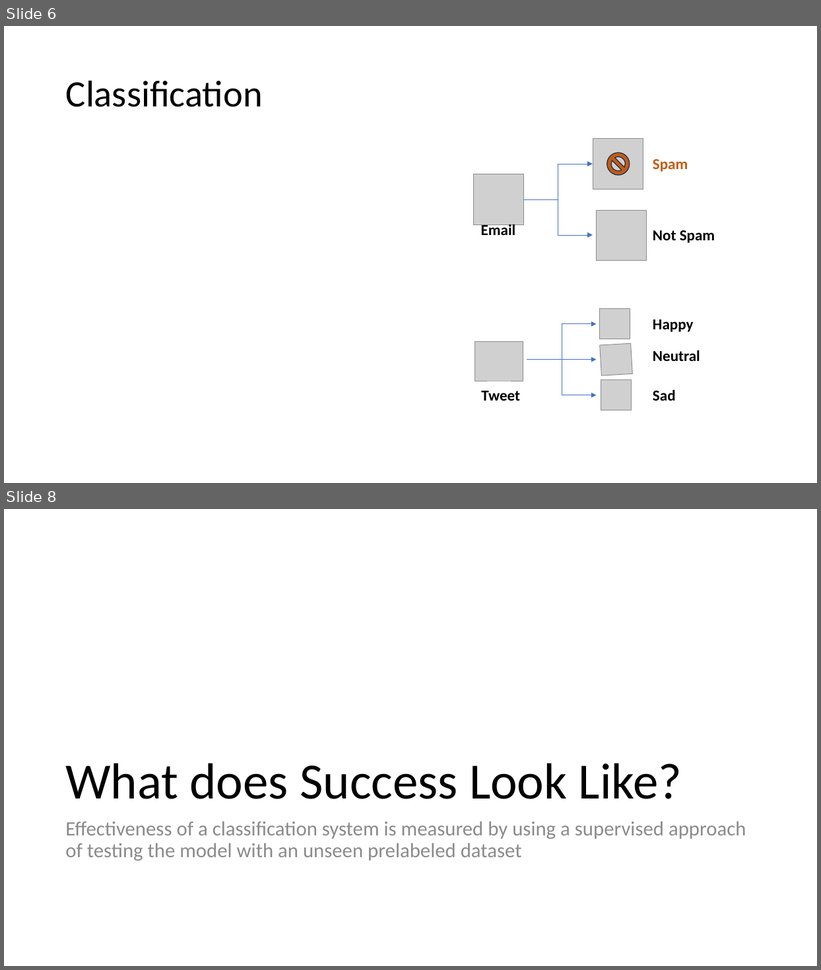
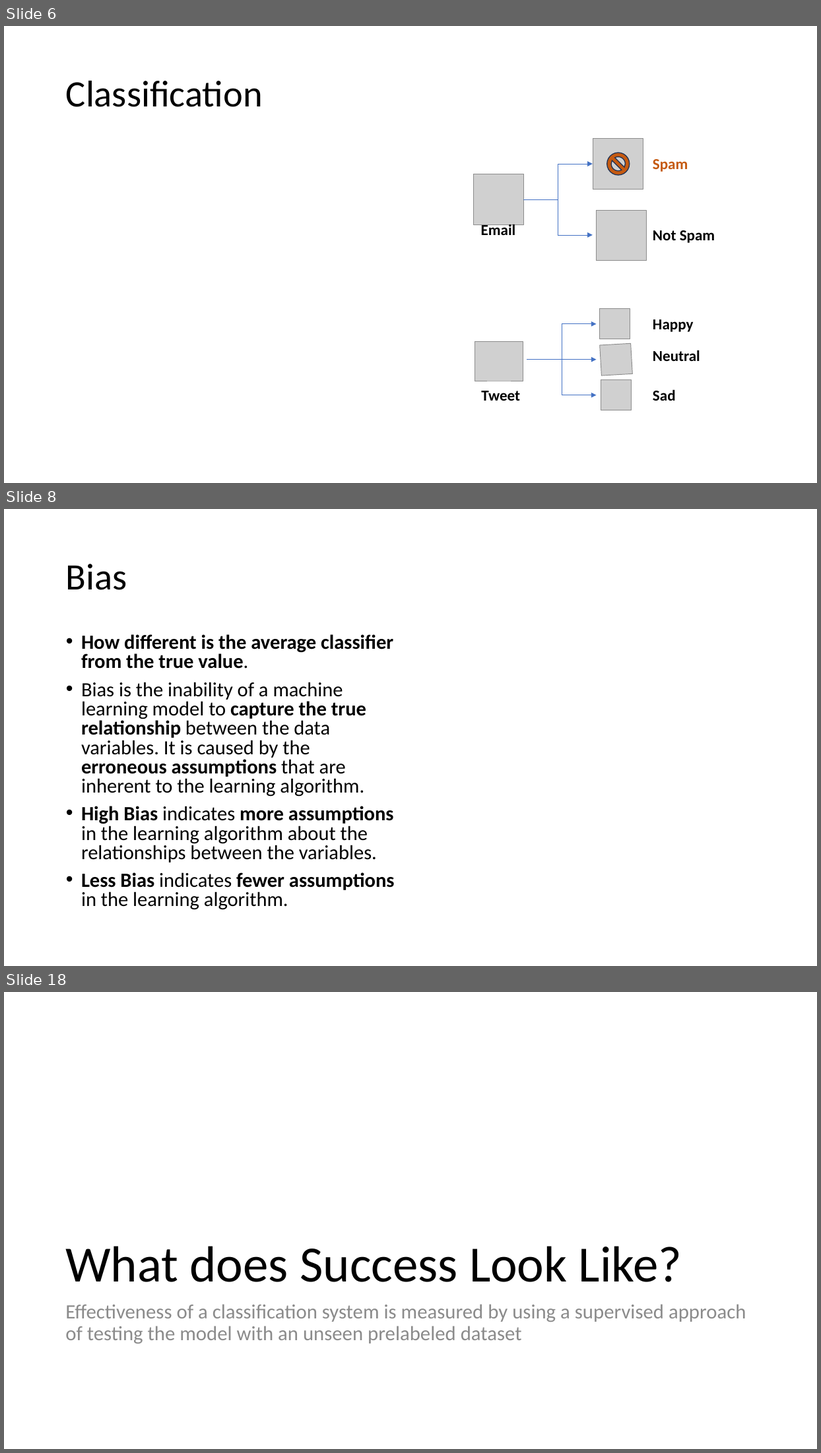
Before and after one commit to meenakshsundaram/AIML, a slide deck: DecisionTrees/DecisionTrees.pptx. Shown one above the other, each under a label of ours: slides 6 and 8 before the commit, slides 6, 8 and 18 after it; the slides between them are not shown. The pictures are 821x970 and 821x1453 pixels, drawn with LibreOffice and Linux fonts; fonts in the diff are those of the drawing; grey boxes stand for pictures. Boxes give left, top, right and bottom in pixels: in the first picture for what was removed or moved away, otherwise in the second. Text is boxed around its words. In the diff, an @@ line names an element or a change of style, - is before the commit and + after.

Commit message:
Add Bias and Variance in PPT

```diff
--- a/DecisionTrees/DecisionTrees.pptx
+++ b/DecisionTrees/DecisionTrees.pptx
@@ slide 8 added at (4, 509, 817, 966), background #FFFFFF @@
@@ title added at (66, 564, 127, 590), 44 pt, text #000000 @@
+Bias
@@ text added at (81, 634, 395, 910), 23.8 pt, text #000000 @@
+• How different is the average classifier from the true value.
+• Bias is the inability of a machine learning model to capture the true relationship between the data variables. It is caused by the erroneous assumptions that are inherent to the learning algorithm.
+• High Bias indicates more assumptions in the learning algorithm about the relationships between the variables.
+• Less Bias indicates fewer assumptions in the learning algorithm.
@@ what was slide 8 is now slide 18 @@
```
Also in this commit, not shown: 1 slide changed, 9 other slides added.
